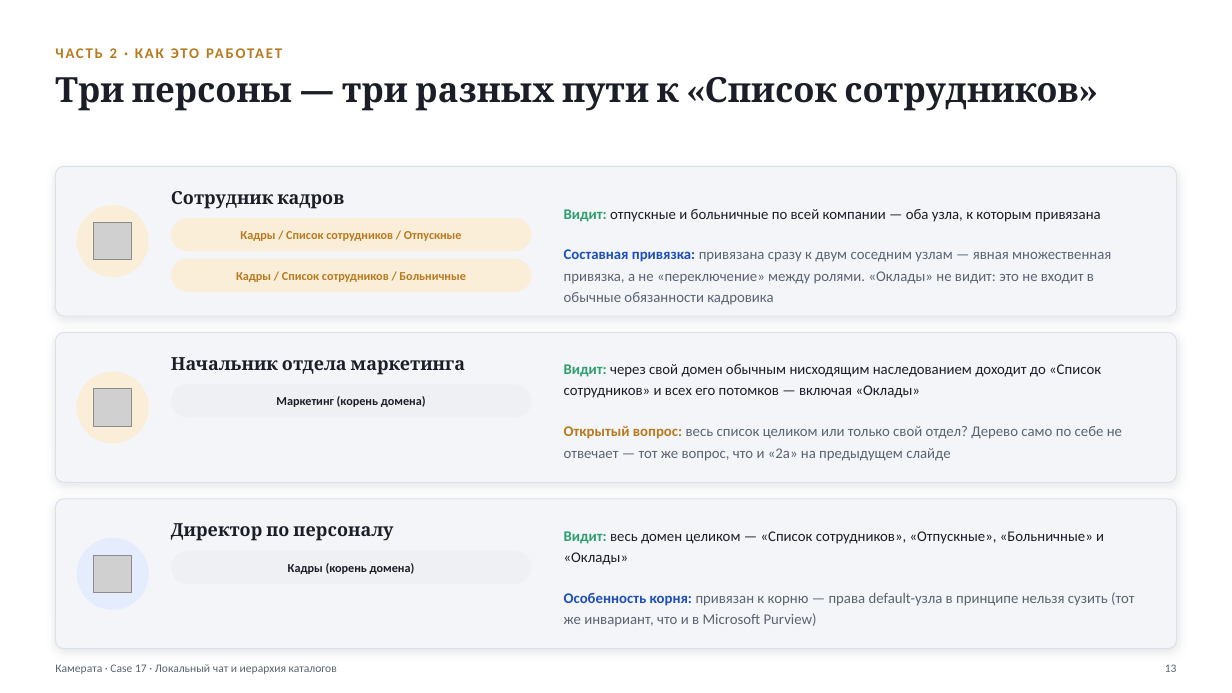
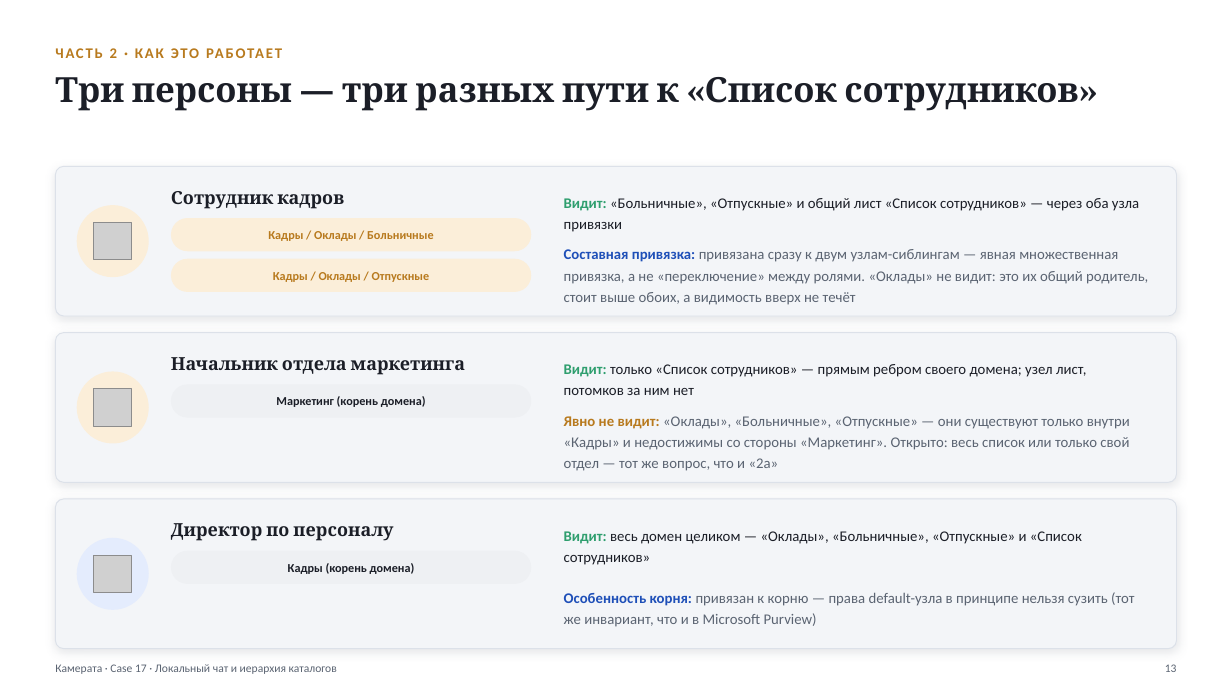
Before and after one commit to vladilslavandrosov-prog/job-RAG, a slide deck: slide 13 of docs/presentations/case-17-lokalny-chat-i-ierarhiya-katalogov.pptx. Drawn at 1232x693 pixels with LibreOffice and Linux fonts; fonts in the diff are those of the drawing; grey boxes stand for pictures. Boxes give left, top, right and bottom in pixels: in the first picture for what was removed or moved away, otherwise in the second. Text is boxed around its words. In the diff, an @@ line names an element or a change of style, - is before the commit and + after.

```diff
--- a/docs/presentations/case-17-lokalny-chat-i-ierarhiya-katalogov.pptx
+++ b/docs/presentations/case-17-lokalny-chat-i-ierarhiya-katalogov.pptx
@@ text at [564,198,1139,232]: text changed @@
-Видит: отпускные и больничные по всей компании — оба узла, к которым привязана
+Видит: «Больничные», «Отпускные» и общий лист «Список сотрудников» — через оба узла привязки
@@ text at [268,231,433,241]: text changed @@
-Кадры / Список сотрудников / Отпускные
+Кадры / Оклады / Больничные
@@ text at [564,249,1148,305]: text changed @@
-Составная привязка: привязана сразу к двум соседним узлам — явная множественная привязка, а не «переключение» между ролями. «Оклады» не видит: это не входит в обычные обязанности кадровика
+Составная привязка: привязана сразу к двум узлам-сиблингам — явная множественная привязка, а не «переключение» между ролями. «Оклады» не видит: это их общий родитель, стоит выше обоих, а видимость вверх не течёт
@@ text at [273,272,430,282]: text changed @@
-Кадры / Список сотрудников / Больничные
+Кадры / Оклады / Отпускные
@@ text at [564,364,1087,395]: text changed @@
-Видит: через свой домен обычным нисходящим наследованием доходит до «Список сотрудников» и всех его потомков — включая «Оклады»
+Видит: только «Список сотрудников» — прямым ребром своего домена; узел лист, потомков за ним нет
@@ text at [564,416,1130,471]: text changed @@
-Открытый вопрос: весь список целиком или только свой отдел? Дерево само по себе не отвечает — тот же вопрос, что и «2a» на предыдущем слайде
+Явно не видит: «Оклады», «Больничные», «Отпускные» — они существуют только внутри «Кадры» и недостижимы со стороны «Маркетинг». Открыто: весь список или только свой отдел — тот же вопрос, что и «2a»
@@ text at [564,531,1082,565]: text changed @@
-Видит: весь домен целиком — «Список сотрудников», «Отпускные», «Больничные» и «Оклады»
+Видит: весь домен целиком — «Оклады», «Больничные», «Отпускные» и «Список сотрудников»
```
Also in this commit, not shown: 2 other slides changed.
